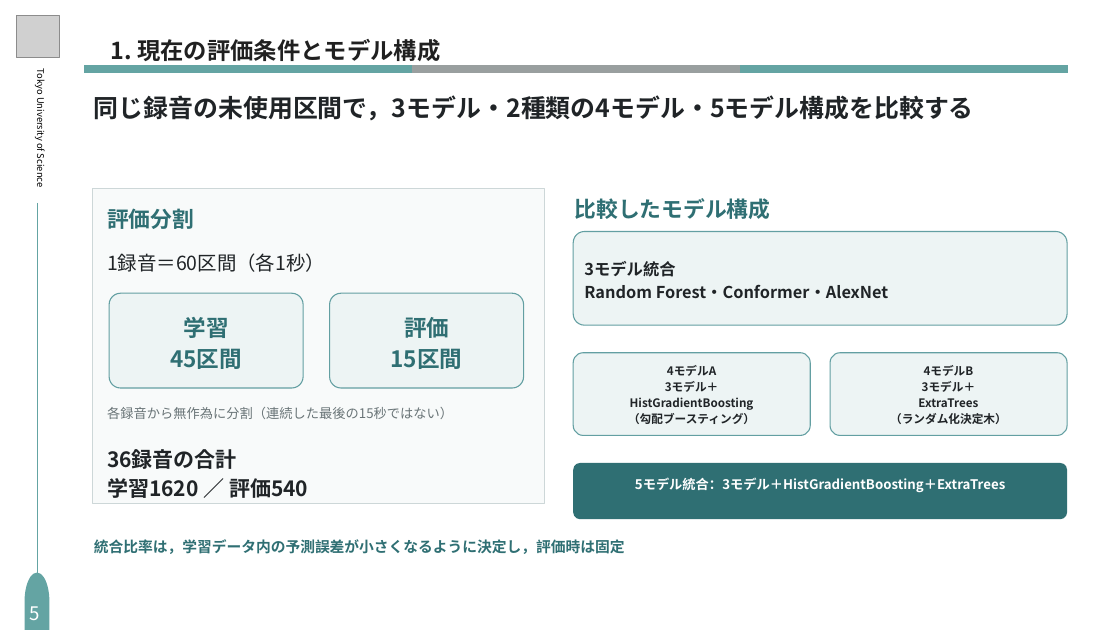
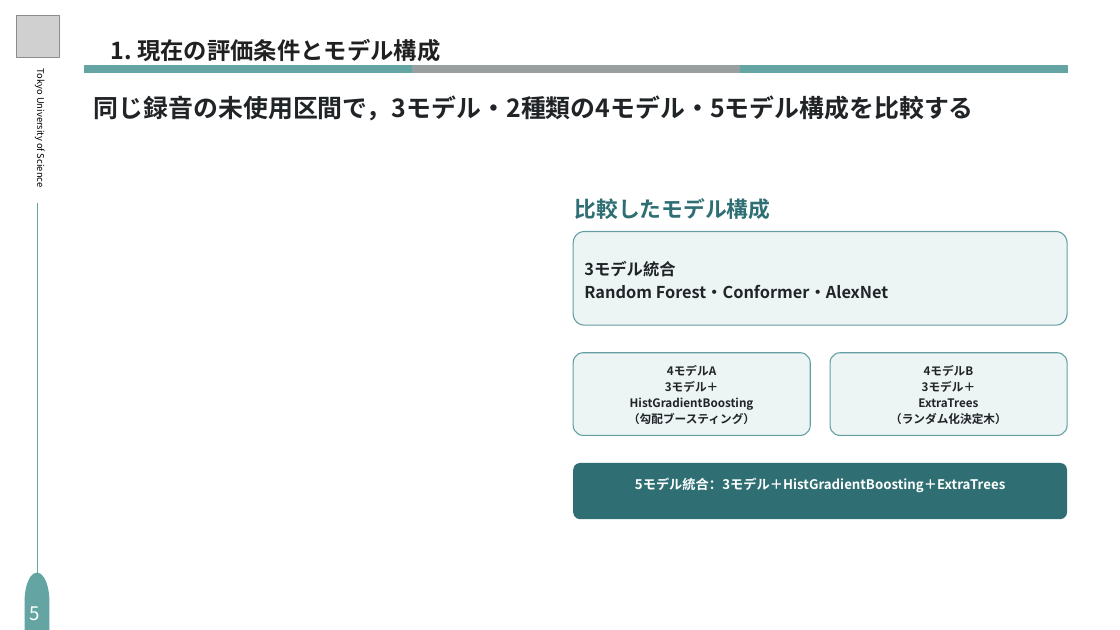
Before and after one commit to S-Riku-tus/university_research, a slide deck: slide 6 of 研究進捗報告/2026/1016（研究進捗報告）/研究進捗_1016_編集用_修正版.pptx. Drawn at 1120x630 pixels with LibreOffice and Linux fonts; fonts in the diff are those of the drawing; grey boxes stand for pictures. Boxes give left, top, right and bottom in pixels: in the first picture for what was removed or moved away, otherwise in the second. Text is boxed around its words. In the diff, an @@ line names an element or a change of style, - is before the commit and + after.

```diff
--- a/研究進捗報告/2026/1016（研究進捗報告）/研究進捗_1016_編集用_修正版.pptx
+++ b/研究進捗報告/2026/1016（研究進捗報告）/研究進捗_1016_編集用_修正版.pptx
@@ rectangle removed at (x1=92, y1=189, x2=544, y2=504) @@
@@ text removed at (x1=107, y1=208, x2=194, y2=229) @@
-評価分割
@@ text removed at (x1=107, y1=253, x2=325, y2=272) @@
-1録音＝60区間（各1秒）
@@ rounded rectangle removed at (x1=109, y1=293, x2=303, y2=388) @@
@@ rounded rectangle removed at (x1=330, y1=293, x2=524, y2=388) @@
@@ text removed at (x1=170, y1=317, x2=242, y2=369) @@
-学習
-45区間
@@ text removed at (x1=391, y1=317, x2=463, y2=369) @@
-評価
-15区間
@@ text removed at (x1=107, y1=407, x2=453, y2=419) @@
-各録音から無作為に分割（連続した最後の15秒ではない）
@@ text removed at (x1=107, y1=449, x2=308, y2=498) @@
-36録音の合計
-学習1620 ／ 評価540
@@ text removed at (x1=94, y1=539, x2=625, y2=554) @@
-統合比率は，学習データ内の予測誤差が小さくなるように決定し，評価時は固定
```
Also in this commit, not shown: 10 other slides changed, 1 slide removed.
